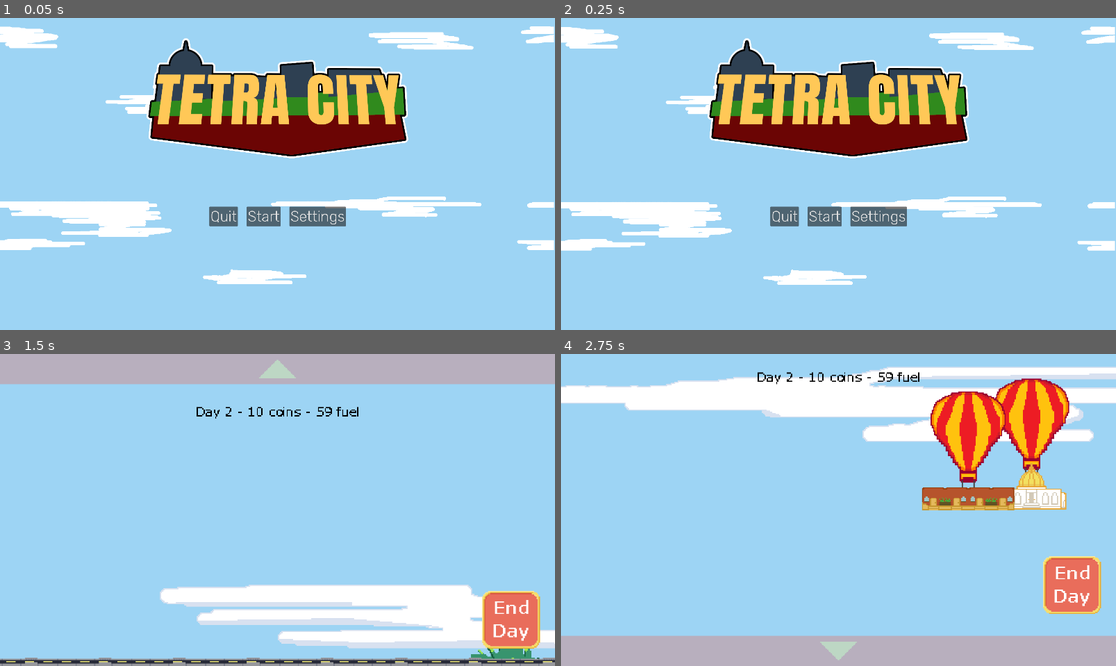
Above: before the commit, frames 1-4 (two rows, left to right).
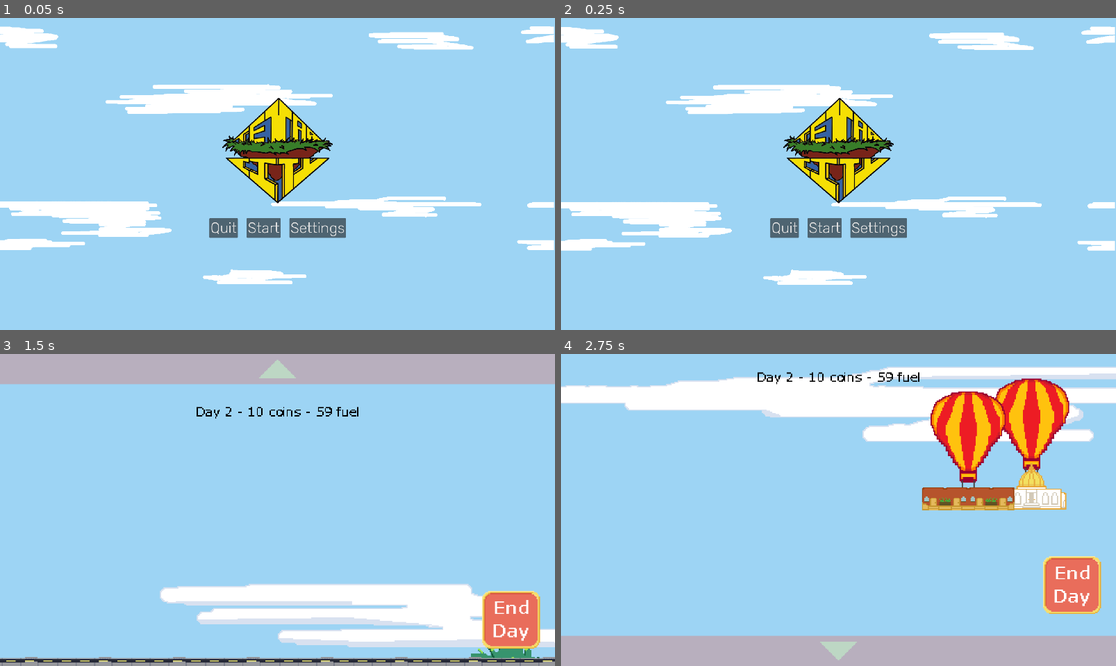
Above: after the commit, the same moments.

Repository: mondobe/TetraCity
Game: Godot game, scene res://scenes/main.tscn
Two runs of this game, one before a commit and one after it. Both use one fixed random seed, a clock stepped at 60 frames per second and the inputs below.
Inputs (mouse positions are in pixels of both pictures, inside the frame that each line leads up to):
- Up to frame 1 (0.05 s): no input
- Up to frame 2 (0.25 s): no input
- Up to frame 3 (1.5 s): click "Start" at 0.5 s; tap Enter (test_end_day) at 1.25 s; move the mouse to (399, 494) at 1.27 s; press the mouse at (399, 494) at 1.28 s; hold D (move_right) from 1.28 s (still down)
- Up to frame 4 (2.75 s): release D (move_right) at 2 s; release the mouse at (960, 494) at 2 s; click (838, 369) at 2 s

The runs differ from the first frame. In frame 1, 16% of the frame differs, in the area x 26-74%, y 6-71%; in frame 2, 16%; in frame 3, 3.1%; in frame 4, nothing differs.

Commit message:
Add new logo
Just in the nick of time...

Diff:
--- a/scenes/menus/title_screen.tscn
+++ b/scenes/menus/title_screen.tscn
@@ -4,7 +4,7 @@
 [ext_resource type="Texture2D" uid="uid://pllt5njnknbr" path="res://sprites/environment/clouds.png" id="3_5qla5"]
 [ext_resource type="Theme" uid="uid://cou1oxt1vsf13" path="res://theming/hover_ui.tres" id="4_737vl"]
 [ext_resource type="Script" path="res://scripts/environment/effects/scrolling_clouds.gd" id="4_tu6lm"]
-[ext_resource type="Texture2D" uid="uid://bajxu4w5pf5fv" path="res://sprites/ui/m2 logo.png" id="5_ndkb7"]
+[ext_resource type="Texture2D" uid="uid://tu1sfupggi2i" path="res://sprites/ui/m2_logo.png" id="5_72qku"]
 [ext_resource type="AudioStream" uid="uid://c8mm5qn6gafc8" path="res://music/title_theme.mp3" id="6_pxqlc"]
 
 [node name="TitleScreen" type="Node2D"]
@@ -34,9 +34,9 @@
 anchor_right = 0.5
 anchor_bottom = 0.5
 offset_left = -236.5
-offset_top = 112.55
+offset_top = 153.0
 offset_right = 236.5
-offset_bottom = 180.55
+offset_bottom = 221.0
 grow_horizontal = 2
 grow_vertical = 2
 theme = ExtResource("4_737vl")
@@ -58,17 +58,17 @@
 text = "Settings"
 
 [node name="TextureRect" type="TextureRect" parent="UICanvas"]
+texture_filter = 1
 anchors_preset = 5
 anchor_left = 0.5
 anchor_right = 0.5
-offset_left = -754.5
-offset_top = -70.0
-offset_right = 754.5
-offset_bottom = 624.0
+offset_left = -191.0
+offset_top = 276.0
+offset_right = 191.0
+offset_bottom = 641.0
 grow_horizontal = 2
-scale = Vector2(0.6, 0.6)
-pivot_offset = Vector2(754, 347)
-texture = ExtResource("5_ndkb7")
+pivot_offset = Vector2(191, 182)
+texture = ExtResource("5_72qku")
 
 [node name="AudioStreamPlayer2D" type="AudioStreamPlayer2D" parent="."]
 stream = ExtResource("6_pxqlc")
Binary file added: sprites/ui/m2_logo.png
Not shown, added: sprites/ui/m2_logo.png.import
Renamed: sprites/ui/m2 logo.png -> sprites/ui/m2_logo_old.png
Not shown, changed: sprites/ui/m2_logo_old.png.import
